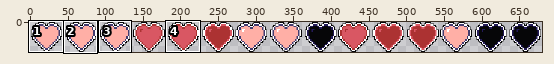
Sprite sheet -- data/objects/animated/hearts-obj.png. The first picture is a wide view before the edit; the outline marks the close-up.
Close-up. First the earlier version:
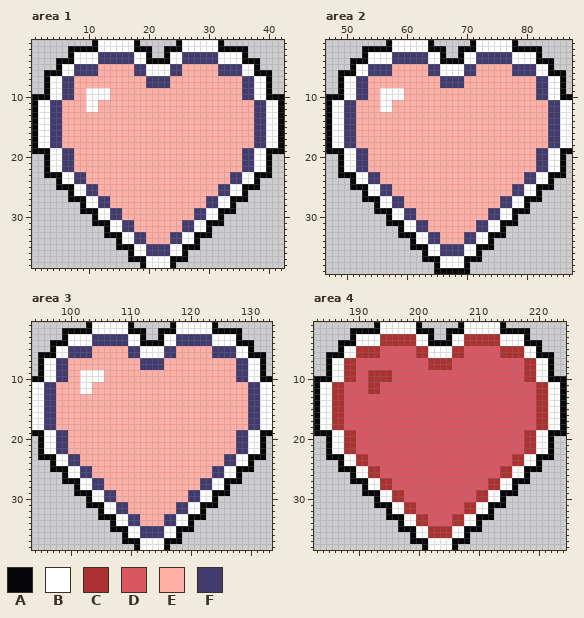
The file is 680x40 pixels. Shown: area 1: x 1..42, y 1..38; area 2: x 47..87, y 1..39; area 3: x 94..133, y 1..38; area 4: x 183..224, y 1..38. The commit also changed other parts of the picture, which this record leaves out.
Palette (. is transparent): A #060608  B #ffffff  C #ac3232  D #d95763  E #ffafa6  F #423b6e
Now the later version:
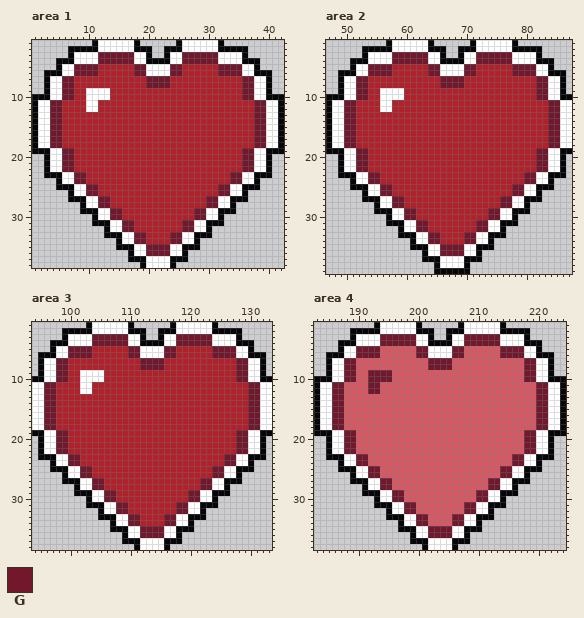
Colours new in this view: G #73172d
The exact change:
Colour E changes from #ffafa6 to #b4202a.
Area 1:
Colour G replaces colour F in rows 3 to 4 at x 12 to 17 and 26 to 31; in rows 5 to 6 at x 8 to 11, 18 to 19, 24 to 25 and 32 to 35; in rows 7 to 8 at x 6 to 7, 20 to 23 and 36 to 37; in rows 9 to 10 at x 6 to 7 and 36 to 37; in rows 11 to 18 at x 4 to 5 and 38 to 39; in rows 19 to 22 at x 6 to 7 and 36 to 37.
Colour G replaces colour F in rows 23 to 24 at x 8 to 9 and 34 to 35; in rows 25 to 26 at x 10 to 11 and 32 to 33; in rows 27 to 28 at x 12 to 13 and 30 to 31; in rows 29 to 30 at x 14 to 15 and 28 to 29; in rows 31 to 32 at x 16 to 17 and 26 to 27; in rows 33 to 34 at x 18 to 19 and 24 to 25.
Colour G replaces colour F in rows 35 to 36 at x 20 to 23.
Area 2:
Colour G replaces colour F in rows 3 to 4 at x 58 to 63 and 72 to 77; in rows 5 to 6 at x 54 to 57, 64 to 65, 70 to 71 and 78 to 81; in rows 7 to 8 at x 52 to 53, 66 to 69 and 82 to 83; in rows 9 to 10 at x 52 to 53 and 82 to 83; in rows 11 to 18 at x 50 to 51 and 84 to 85; in rows 19 to 22 at x 52 to 53 and 82 to 83.
Colour G replaces colour F in rows 23 to 24 at x 54 to 55 and 80 to 81; in rows 25 to 26 at x 56 to 57 and 78 to 79; in rows 27 to 28 at x 58 to 59 and 76 to 77; in rows 29 to 30 at x 60 to 61 and 74 to 75; in rows 31 to 32 at x 62 to 63 and 72 to 73; in rows 33 to 34 at x 64 to 65 and 70 to 71.
Colour G replaces colour F in rows 35 to 36 at x 66 to 69.
Area 3:
Colour G replaces colour F in rows 3 to 4 at x 104 to 109 and 118 to 123; in rows 5 to 6 at x 100 to 103, 110 to 111, 116 to 117 and 124 to 127; in rows 7 to 8 at x 98 to 99, 112 to 115 and 128 to 129; in rows 9 to 10 at x 98 to 99 and 128 to 129; in rows 11 to 18 at x 96 to 97 and 130 to 131; in rows 19 to 22 at x 98 to 99 and 128 to 129.
Colour G replaces colour F in rows 23 to 24 at x 100 to 101 and 126 to 127; in rows 25 to 26 at x 102 to 103 and 124 to 125; in rows 27 to 28 at x 104 to 105 and 122 to 123; in rows 29 to 30 at x 106 to 107 and 120 to 121; in rows 31 to 32 at x 108 to 109 and 118 to 119; in rows 33 to 34 at x 110 to 111 and 116 to 117.
Colour G replaces colour F in rows 35 to 36 at x 112 to 115.
Area 4:
Colour G replaces colour C in rows 3 to 4 at x 194 to 199 and 208 to 213; in rows 5 to 6 at x 190 to 193, 200 to 201, 206 to 207 and 214 to 217; in rows 7 to 8 at x 188 to 189, 202 to 205 and 218 to 219; in rows 9 to 10 at x 188 to 189, 192 to 195 and 218 to 219; in rows 11 to 12 at x 186 to 187, 192 to 193 and 220 to 221; in rows 13 to 18 at x 186 to 187 and 220 to 221.
Colour G replaces colour C in rows 19 to 22 at x 188 to 189 and 218 to 219; in rows 23 to 24 at x 190 to 191 and 216 to 217; in rows 25 to 26 at x 192 to 193 and 214 to 215; in rows 27 to 28 at x 194 to 195 and 212 to 213; in rows 29 to 30 at x 196 to 197 and 210 to 211; in rows 31 to 32 at x 198 to 199 and 208 to 209.
Colour G replaces colour C in rows 33 to 34 at x 200 to 201 and 206 to 207; in rows 35 to 36 at x 202 to 205.
Pixel boxes of the changes (left, top, right, bottom) in both close-ups:
changed: (50, 52, 266, 256)
changed: (344, 52, 560, 256)
changed: (44, 334, 260, 538)
changed: (332, 334, 548, 538)
